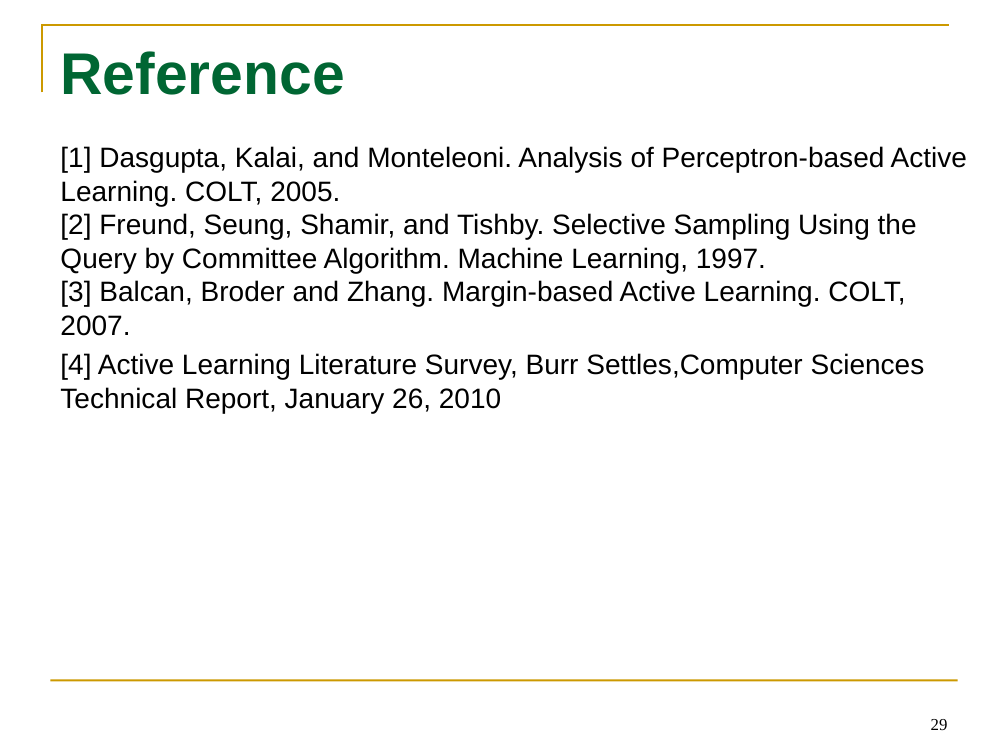
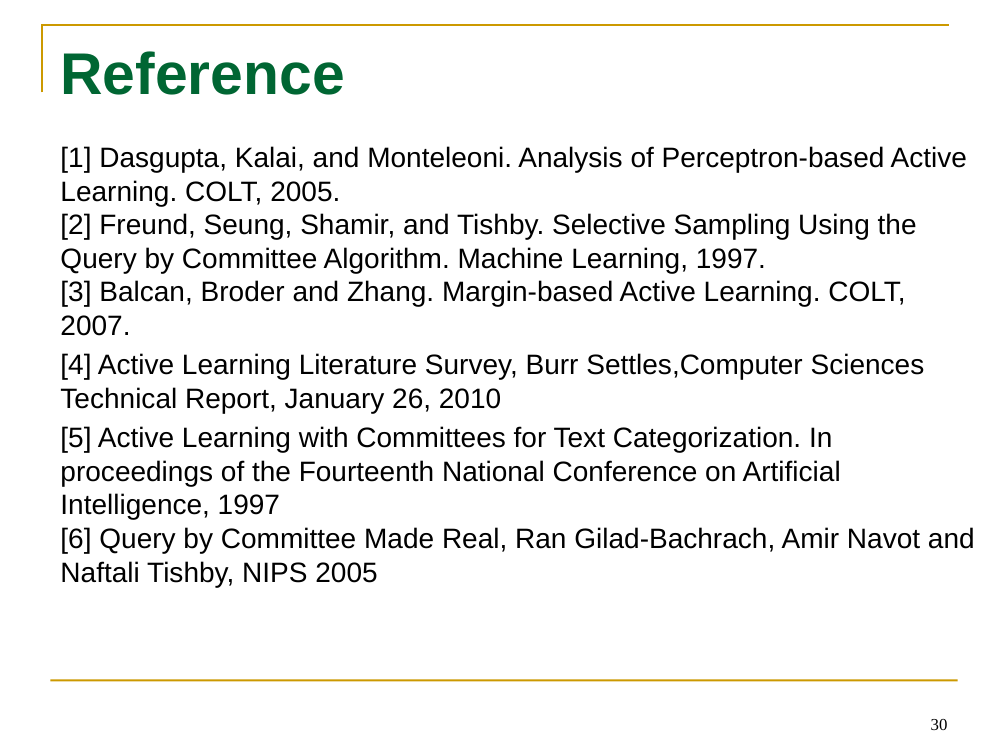
Before and after one commit to tttyy/Active-Learning, a slide deck: slide 30 of presentation/Activelearning.pptx (slide 29 before the commit). Drawn at 1008x756 pixels with LibreOffice and Linux fonts; fonts in the diff are those of the drawing. Boxes give left, top, right and bottom in pixels: in the first picture for what was removed or moved away, otherwise in the second. Text is boxed around its words. In the diff, an @@ line names an element or a change of style, - is before the commit and + after.

```diff
--- a/presentation/Activelearning.pptx
+++ b/presentation/Activelearning.pptx
@@ text at (60,426,975,587): paragraph added @@
+[5] Active Learning with Committees for Text Categorization. In proceedings of the Fourteenth National Conference on Artificial Intelligence, 1997
+[6] Query by Committee Made Real, Ran Gilad-Bachrach, Amir Navot and Naftali Tishby, NIPS 2005
@@ page number at (931,719,948,730): text changed @@
-29
+30
```
Also in this commit, not shown: 9 other slides changed, 1 slide added, 1 other file.
